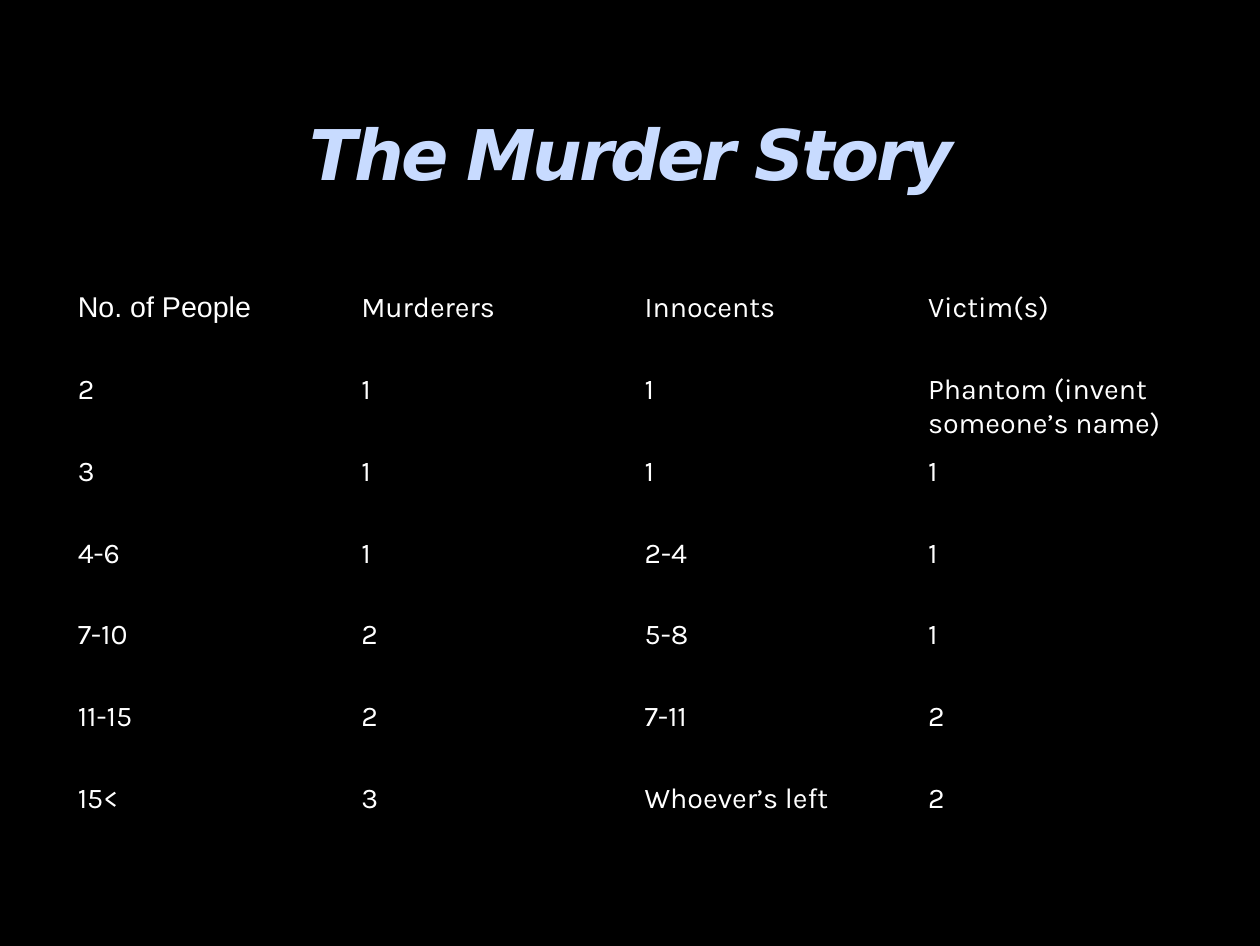
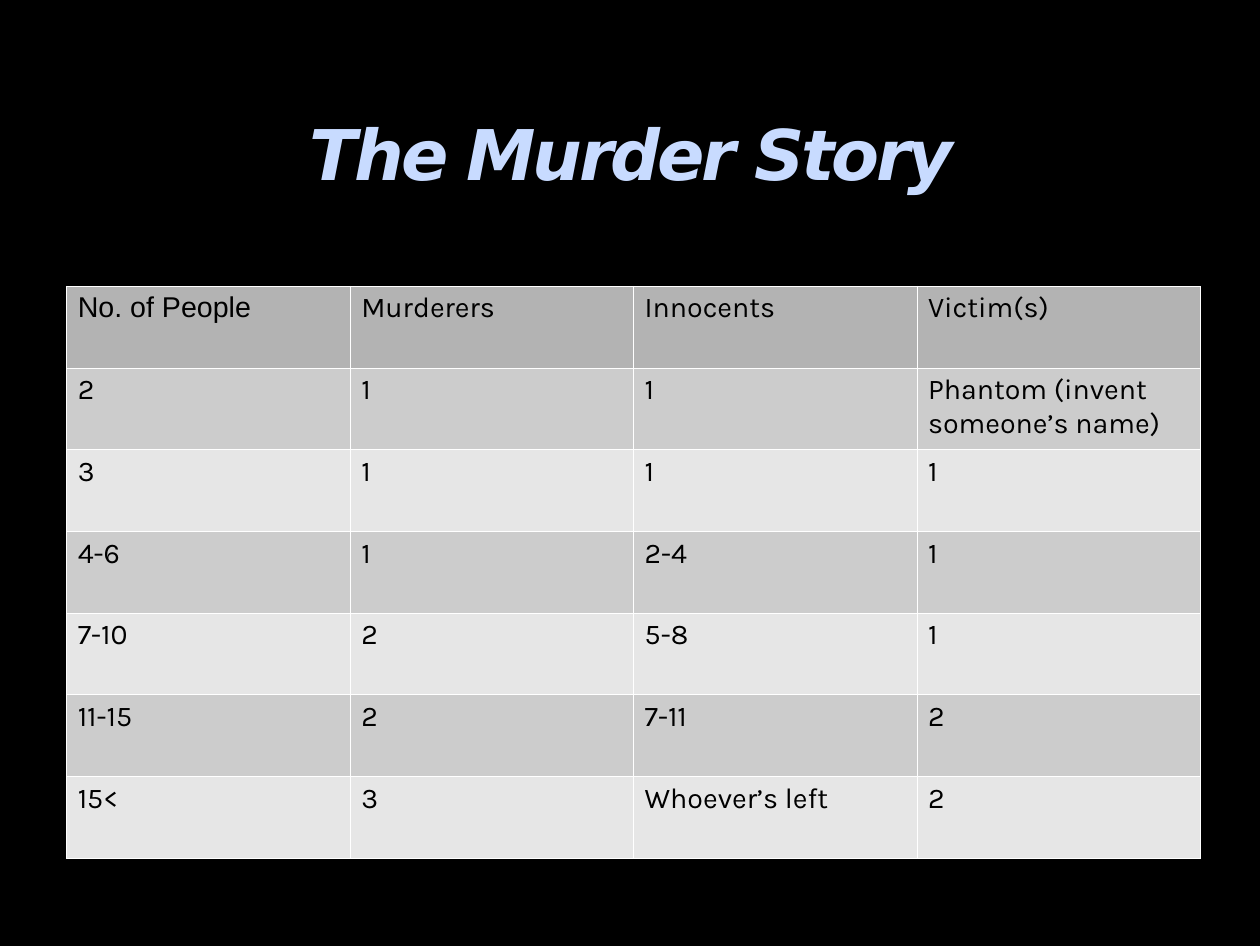
Before and after one commit to theodoreOnzGit/cellResources, a slide deck: slide 18 of iceBreaker/longGames/murderMystery/murderMysteryStoryTemplate.odp. Drawn at 1260x946 pixels with LibreOffice and Linux fonts; fonts in the diff are those of the drawing; background and template pictures are left out. Boxes give left, top, right and bottom in pixels: in the first picture for what was removed or moved away, otherwise in the second. Text is boxed around its words. In the diff, an @@ line names an element or a change of style, - is before the commit and + after.

Commit message:
murder mystery updated

```diff
--- a/iceBreaker/longGames/murderMystery/murderMysteryStoryTemplate.odp
+++ b/iceBreaker/longGames/murderMystery/murderMysteryStoryTemplate.odp
@@ table at (66, 286, 1201, 858) @@
@@ fill none to #B3B3B3 in row 1 @@
@@ fill none to #CCCCCC in 12 cells @@
@@ fill none to #E6E6E6 in 12 cells @@
@@ text colour #FFFFFF to #000000 @@
@@ borders changed @@
```
Also in this commit, not shown: 7 other slides changed, 6 other files.
